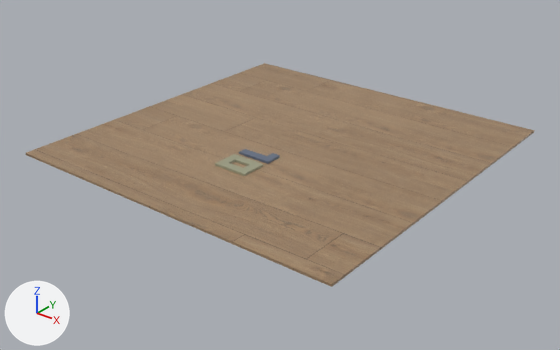
A saved change to the glTF model data/models.glb.
The view is the same before and after, from a 50 mm lens placed at (97.2, -124.4, 67.9), pointed at (-0.8, -2.0, -8.0). The lights are fixed; the arrows at lower left show +X, +Y and +Z. Where no turn or scale is listed for an object, it has been applied to the vertices.

Names of what the first picture shows: 'floor', 'nmbr0'.
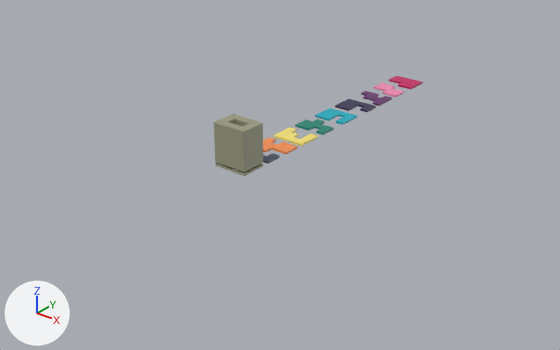
The newer file is also turned or shifted as a whole; pictures and numbers use the older file's frame.

Location of each change, (x1, y1, x2, y2) in pixels of the pictures (560 x 350 px):
'floor', deleted (brown): before (26, 63, 535, 287)
'nmbr0.001', added: after (214, 114, 263, 172)
'nmbr3', added: after (273, 127, 318, 146)
'nmbr5', added: after (315, 108, 357, 125)
'nmbr2', added: after (263, 138, 298, 154)
'nmbr4', added: after (295, 119, 334, 135)
'nmbr6', added: after (335, 99, 376, 112)
'nmbr.002', added: after (389, 76, 423, 89)
'nmbr7', added: after (361, 91, 392, 106)
'nmbr.001', added: after (374, 83, 404, 97)

Edits to the bpy script that builds the scene:
```text
Change mat_material_003:
    mat_material_003.texture: img_texture_floor -> img_texture_tokens
Remove ob_floor:
    ob_floor = bpy.data.objects.new('floor', me_cube_005)
Add ob_nmbr0_001:
    ob_nmbr0_001 = bpy.data.objects.new('nmbr0.001', me_cube_002)  # 128 vertices, 256 faces; spans x -4.0..4.0, y -3.0..3.0, z -0.25..8.47; in mat_materialglow (picture img_texture_tokens)
    ob_nmbr0_001.location = (0.0, -16.4, 0.9)
Add ob_nmbr_002:
    ob_nmbr_002 = bpy.data.objects.new('nmbr.002', me_cube_022)  # 12 vertices, 20 faces; spans x -4.0..4.0, y -3.0..3.0, z -0.25..0.25; in mat_material_010 (picture img_texture_tokens)
    ob_nmbr_002.location = (0.0, 49.7, 0.0)
Add ob_nmbr_001:
    ob_nmbr_001 = bpy.data.objects.new('nmbr.001', me_cube_020)  # 16 vertices, 28 faces; spans x -4.0..4.0, y -3.0..3.0, z -0.25..0.25; in mat_material_009 (picture img_texture_tokens)
    ob_nmbr_001.location = (0.0, 42.1, 0.0)
Add ob_nmbr7:
    ob_nmbr7 = bpy.data.objects.new('nmbr7', me_cube_018)  # 24 vertices, 44 faces; spans x -4.0..4.0, y -3.0..3.0, z -0.25..0.25; in mat_material_008 (picture img_texture_tokens)
    ob_nmbr7.location = (0.0, 34.2, 0.0)
Add ob_nmbr6:
    ob_nmbr6 = bpy.data.objects.new('nmbr6', me_cube_017)  # 16 vertices, 28 faces; spans x -4.0..4.0, y -3.0..3.0, z -0.25..0.25; in mat_material_007 (picture img_texture_tokens)
    ob_nmbr6.location = (0.0, 26.6, 0.0)
Add ob_nmbr5:
    ob_nmbr5 = bpy.data.objects.new('nmbr5', me_cube_015)  # 16 vertices, 28 faces; spans x -4.0..4.0, y -3.0..3.0, z -0.25..0.25; in mat_material_006 (picture img_texture_tokens)
    ob_nmbr5.location = (0.0, 18.4, 0.0)
Add ob_nmbr4:
    ob_nmbr4 = bpy.data.objects.new('nmbr4', me_cube_007)  # 24 vertices, 44 faces; spans x -4.0..4.0, y -3.0..3.0, z -0.25..0.25; in mat_material_005 (picture img_texture_tokens)
    ob_nmbr4.location = (0.0, 10.7, 0.0)
Add ob_nmbr3:
    ob_nmbr3 = bpy.data.objects.new('nmbr3', me_cube_005_1)  # 22 vertices, 40 faces; spans x -4.0..4.0, y -3.0..3.0, z -0.25..0.25; in mat_material_001 (picture img_texture_tokens)
    ob_nmbr3.location = (0.0, 2.6, 0.0)
Add ob_nmbr2:
    ob_nmbr2 = bpy.data.objects.new('nmbr2', me_cube)  # 24 vertices, 41 faces; spans x -4.0..4.0, y -3.0..3.0, z -0.25..0.25; in mat_material_003 (picture img_texture_tokens)
    ob_nmbr2.location = (0.0, -4.9, 0.0)
```
